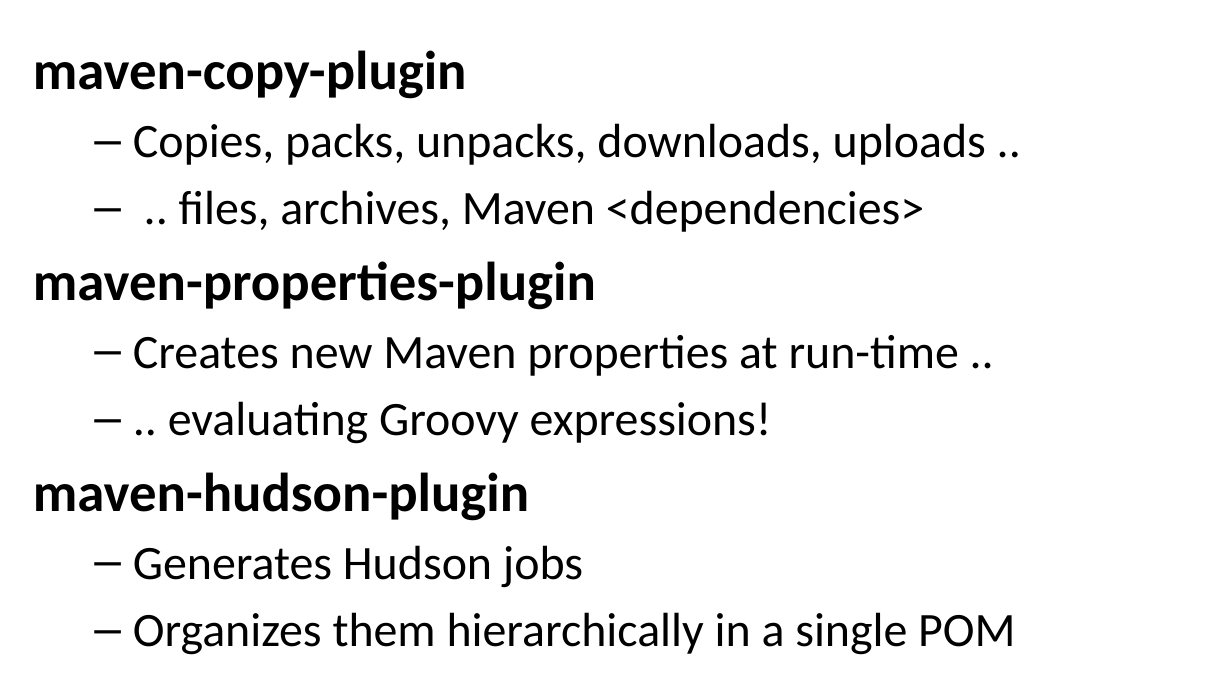
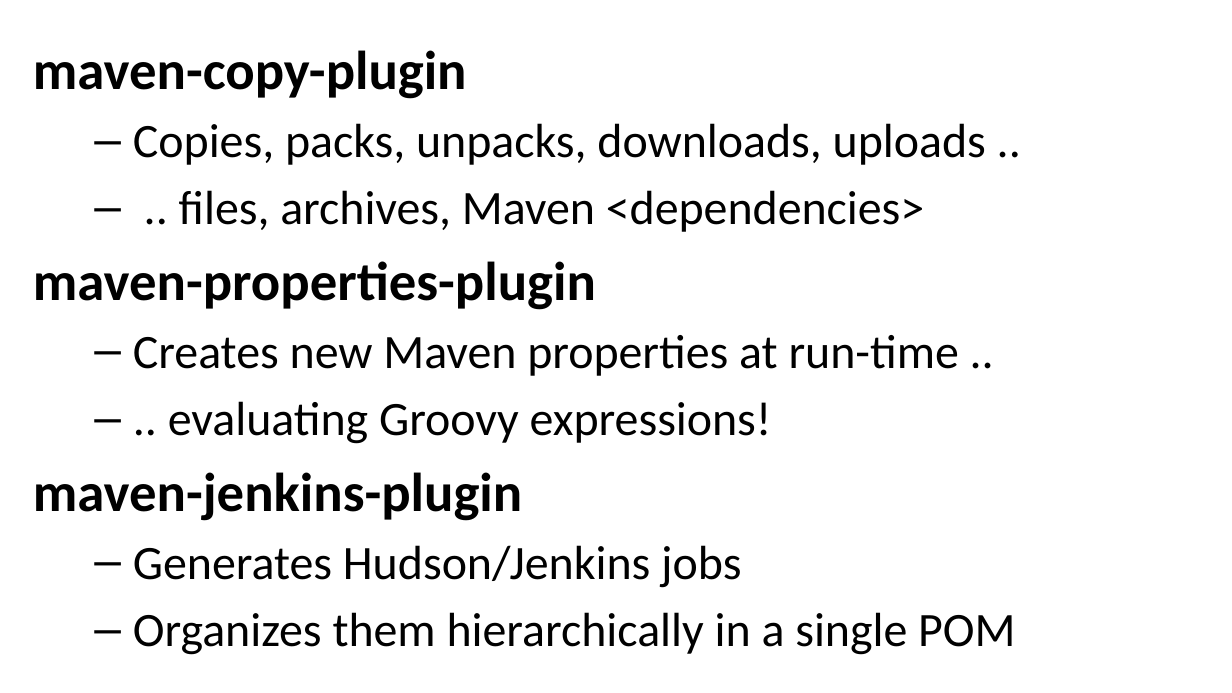
Before and after one commit to evgeny-goldin/maven-plugins, a slide deck: slide 3 of maven-plugins.pptx. Drawn at 1232x693 pixels with LibreOffice and Linux fonts; fonts in the diff are those of the drawing; background and template pictures are left out. Boxes give left, top, right and bottom in pixels: in the first picture for what was removed or moved away, otherwise in the second. Text is boxed around its words. In the diff, an @@ line names an element or a change of style, - is before the commit and + after.

Commit message:
Presentation update: Hudson => Jenkins

```diff
--- a/maven-plugins.pptx
+++ b/maven-plugins.pptx
@@ text at (33, 472, 741, 588): text changed; size 32 to 28 pt; bold off @@
-maven-hudson-plugin
-  – Generates Hudson jobs
+maven-jenkins-plugin
+  – Generates Hudson/Jenkins jobs
```
Also in this commit, not shown: 5 other slides changed.
